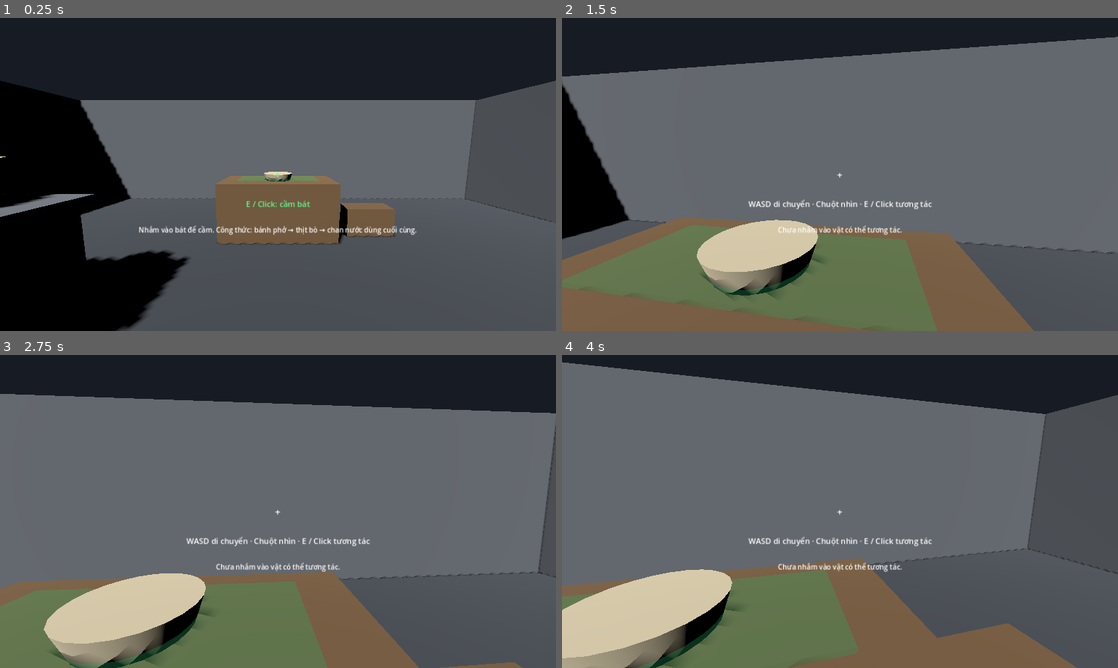
Above: before the commit, frames 1-4 (two rows, left to right).
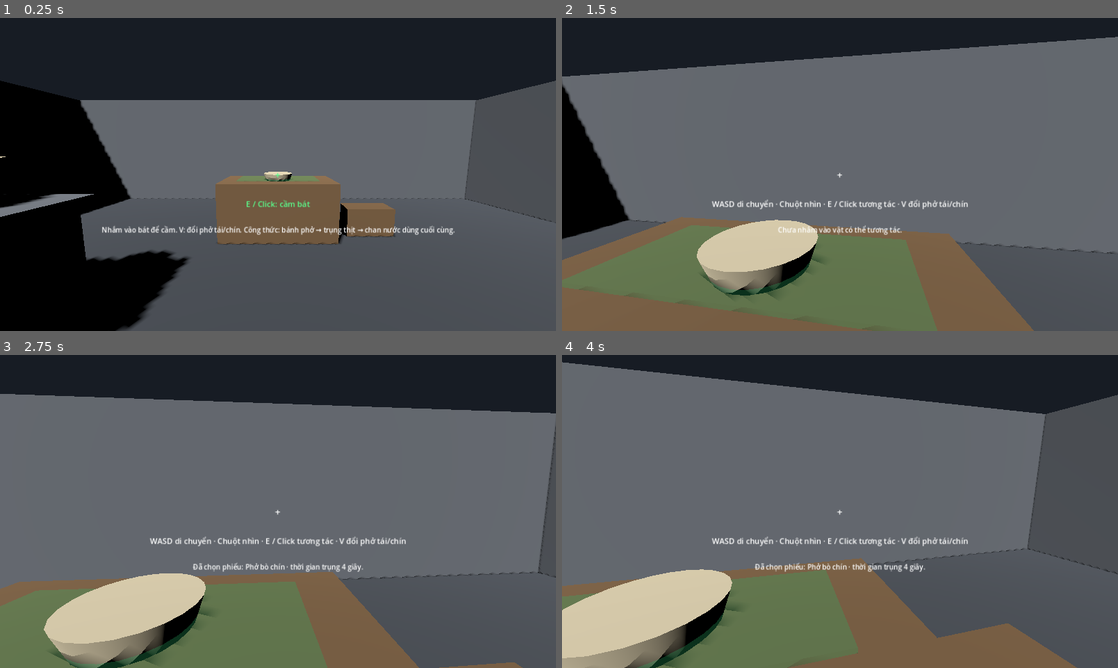
Above: after the commit, the same moments.

Repository: 24021368-DucAnh/Pho_Dau_Ngo
Game: Godot game, scene res://scenes/main.tscn
Same seed, same stepped clock (60 frames per second), same inputs: the game is played once before the commit and once after it.
Inputs (mouse positions are in pixels of both pictures, inside the frame that each line leads up to):
- Up to frame 1 (0.25 s): no input
- Up to frame 2 (1.5 s): tap Enter at 0.5 s; move the mouse to (867, 174) at 0.52 s; hold W (move_forward) from 0.53 s (still down); tap V at 0.6 s; tap T at 1.25 s; move the mouse to (812, 174) at 1.27 s; tap E (interact) at 1.35 s
- Up to frame 3 (2.75 s): keep holding W (move_forward); tap V at 1.55, 2.3 s; tap T at 2 s; move the mouse to (289, 505) at 2.02 s; press the mouse at (289, 505) at 2.03 s
- Up to frame 4 (4 s): keep holding W (move_forward); tap T at 2.75, 3.5 s; move the mouse to (834, 517) at 2.77 s; release the mouse at (834, 517) at 2.78 s; tap V at 2.85, 3.6 s; move the mouse to (878, 514) at 3.52 s

The runs differ from the first frame. In frame 1, 0.8% of the frame differs, in the area x 18-82%, y 66-70%; in frame 2, 0.6%; in frame 3, 1.0%; in frame 4, 1.0%, in the area x 27-73%, y 58-70%.

Commit message:
feat(kitchen): support pho tai/chin and timed blanching
* feat(kitchen): add configurable beef blanching and recipe variants

* feat(kitchen): add configurable beef blanching and recipe variants

* feat(kitchen): add configurable beef blanching and recipe variants

* feat(kitchen): add well-done pho recipe resource

* feat(kitchen): let player switch pho tai and chin recipes

* test(kitchen): cover pho variants and blanching timing

* fix(kitchen): preview active pho recipe in interaction HUD

* fix(kitchen): lock recipe selection after bowl preparation starts

* fix(kitchen): validate blanch duration on selected recipe

* fix(kitchen): validate recipe ingredient mapping and amounts

* test(kitchen): reject invalid recipe mappings and blanch durations

Diff:
--- a/game/data/recipes/pho_bo.tres
+++ b/game/data/recipes/pho_bo.tres
@@ -4,5 +4,7 @@
 
 [resource]
 script = ExtResource("1_recipe")
-recipe_id = &"pho_bo"
-display_name = "Phở bò"
+recipe_id = &"pho_bo_tai"
+display_name = "Phở bò tái"
+beef_variant = "tai"
+blanch_duration_seconds = 1.0
--- /dev/null
+++ b/game/data/recipes/pho_bo_chin.tres
@@ -0,0 +1,10 @@
+[gd_resource type="Resource" script_class="RecipeData" load_steps=2 format=3]
+
+[ext_resource type="Script" path="res://scripts/kitchen/recipe_data.gd" id="1_recipe"]
+
+[resource]
+script = ExtResource("1_recipe")
+recipe_id = &"pho_bo_chin"
+display_name = "Phở bò chín"
+beef_variant = "chin"
+blanch_duration_seconds = 4.0
--- a/game/scripts/kitchen/kitchen_station.gd
+++ b/game/scripts/kitchen/kitchen_station.gd
@@ -4,6 +4,7 @@
 @export var action_id: StringName = &"add_broth"
 @export var ingredient_id: StringName = &"broth"
 @export var station_label: String = "Nồi nước dùng"
+var _blanch_started_msec: Dictionary = {}
 
 
 func preview_action(
@@ -15,8 +16,8 @@
 		return {"ok": false, "message": "Cần có bát trước khi thao tác."}
 	if bowl.state != InteractiveBowl.BowlState.HELD:
 		return {"ok": false, "message": "Cầm bát lên trước khi thao tác tại trạm."}
-	if recipe == null:
-		return {"ok": false, "message": "Chưa có dữ liệu công thức."}
+	if recipe == null or not recipe.is_valid_recipe():
+		return {"ok": false, "message": "Công thức chưa hợp lệ."}
 	if inventory == null or not is_instance_valid(inventory):
 		return {"ok": false, "message": "Kho nguyên liệu chưa sẵn sàng."}
 
@@ -35,18 +36,37 @@
 	if ingredient_id != expected_ingredient:
 		return {"ok": false, "message": "Trạm chưa được cấu hình đúng nguyên liệu."}
 
-	var amount := int(step.get("amount", 1))
-	if not inventory.can_consume(ingredient_id, amount):
+	if action_id == &"add_beef":
+		if not is_finite(recipe.blanch_duration_seconds) or recipe.blanch_duration_seconds < 0.0:
+			return {"ok": false, "message": "Thời gian trụng trong phiếu công thức chưa hợp lệ."}
+		var key := bowl.get_instance_id()
+		if not _blanch_started_msec.has(key):
+			return {
+				"ok": true,
+				"message": "E / Click: bắt đầu trụng thịt (%s giây)." % _format_seconds(recipe.blanch_duration_seconds),
+				"step": step,
+				"starts_blanch": true,
+			}
+		var elapsed := float(Time.get_ticks_msec() - int(_blanch_started_msec[key])) / 1000.0
+		var required := recipe.blanch_duration_seconds
+		if elapsed < required:
+			return {
+				"ok": false,
+				"message": "Đang trụng thịt: còn %s giây." % _format_seconds(required - elapsed),
+			}
+		if elapsed > required + 2.0:
+			return {
+				"ok": false,
+				"message": "Thịt đã trụng quá lâu; hủy bát này và làm lại.",
+				"overcooked": true,
+			}
+
+	if not inventory.can_consume(ingredient_id, int(step.get("amount", 1))):
 		return {
 			"ok": false,
 			"message": "Thiếu nguyên liệu: " + String(step.get("ingredient_label", ingredient_id)),
 		}
-
-	return {
-		"ok": true,
-		"message": "E / Click: " + String(step.get("label", station_label)),
-		"step": step,
-	}
+	return {"ok": true, "message": "E / Click: " + String(step.get("label", station_label)), "step": step}
 
 
 func apply_to_bowl(
@@ -56,7 +76,18 @@
 ) -> Dictionary:
 	var preview := preview_action(bowl, recipe, inventory)
 	if not bool(preview.get("ok", false)):
+		if bool(preview.get("overcooked", false)):
+			_blanch_started_msec.erase(bowl.get_instance_id())
+			bowl.cancel_preparation()
 		return preview
+
+	if bool(preview.get("starts_blanch", false)):
+		_blanch_started_msec[bowl.get_instance_id()] = Time.get_ticks_msec()
+		return {
+			"ok": true,
+			"message": "Đã bắt đầu trụng thịt. Chờ đủ thời gian rồi tương tác lại.",
+			"blanching": true,
+		}
 
 	var step: Dictionary = preview["step"]
 	var amount := int(step.get("amount", 1))
@@ -64,13 +95,26 @@
 		return {"ok": false, "message": "Không đủ nguyên liệu; bát chưa thay đổi."}
 
 	if not bowl.apply_recipe_step(action_id, recipe):
-		# Defensive rollback: a failed state transition must not consume stock.
 		inventory.add_stock(ingredient_id, amount)
 		return {"ok": false, "message": "Không thể thực hiện bước này; nguyên liệu đã được hoàn lại."}
 
+	if action_id == &"add_beef":
+		_blanch_started_msec.erase(bowl.get_instance_id())
+
 	if bowl.preparation_state == InteractiveBowl.PreparationState.READY_TO_SERVE:
-		return {
-			"ok": true,
-			"message": "Đã hoàn thành " + recipe.display_name + ", sẵn sàng phục vụ.",
-		}
+		return {"ok": true, "message": "Đã hoàn thành " + recipe.display_name + ", sẵn sàng phục vụ."}
 	return {"ok": true, "message": "Đã thực hiện: " + String(step.get("label", station_label)) + "."}
+
+
+func _format_seconds(seconds: float) -> String:
+	return "%.1f" % maxf(0.0, seconds)
+
+
+static func blanch_duration_is_acceptable(actual_seconds: float, required_seconds: float, tolerance_seconds: float = 2.0) -> bool:
+	return (
+		is_finite(actual_seconds)
+		and is_finite(required_seconds)
+		and is_finite(tolerance_seconds)
+		and actual_seconds >= required_seconds
+		and actual_seconds <= required_seconds + tolerance_seconds
+	)
--- a/game/scripts/kitchen/recipe_data.gd
+++ b/game/scripts/kitchen/recipe_data.gd
@@ -3,6 +3,8 @@
 
 @export var recipe_id: StringName = &"pho_bo"
 @export var display_name: String = "Phở bò"
+@export_enum("tai", "chin") var beef_variant: String = "tai"
+@export_range(0.0, 30.0, 0.25) var blanch_duration_seconds: float = 1.0
 @export var steps: Array[Dictionary] = [
 	{
 		"action_id": &"add_noodles",
@@ -36,3 +38,25 @@
 
 func is_complete(next_step_index: int) -> bool:
 	return next_step_index >= steps.size()
+
+
+func is_valid_recipe() -> bool:
+	if recipe_id == &"" or display_name.strip_edges().is_empty():
+		return false
+	if beef_variant != "tai" and beef_variant != "chin":
+		return false
+	if not is_finite(blanch_duration_seconds) or blanch_duration_seconds < 0.0:
+		return false
+	if steps.size() != 3:
+		return false
+	return (
+		StringName(step_at(0).get("action_id", &"")) == &"add_noodles"
+		and StringName(step_at(0).get("ingredient_id", &"")) == &"noodles"
+		and int(step_at(0).get("amount", 0)) > 0
+		and StringName(step_at(1).get("action_id", &"")) == &"add_beef"
+		and StringName(step_at(1).get("ingredient_id", &"")) == &"beef"
+		and int(step_at(1).get("amount", 0)) > 0
+		and StringName(step_at(2).get("action_id", &"")) == &"add_broth"
+		and StringName(step_at(2).get("ingredient_id", &"")) == &"broth"
+		and int(step_at(2).get("amount", 0)) > 0
+	)
--- a/game/scripts/player_controller.gd
+++ b/game/scripts/player_controller.gd
@@ -3,7 +3,10 @@
 @export var move_speed: float = 4.5
 @export var mouse_sensitivity: float = 0.0025
 
-const PHO_BO_RECIPE = preload("res://data/recipes/pho_bo.tres")
+const PHO_BO_TAI_RECIPE = preload("res://data/recipes/pho_bo.tres")
+const PHO_BO_CHIN_RECIPE = preload("res://data/recipes/pho_bo_chin.tres")
+
+var active_recipe: RecipeData = PHO_BO_TAI_RECIPE
 
 @onready var camera: Camera3D = $Camera3D
 @onready var raycast: RayCast3D = $Camera3D/RayCast3D
@@ -20,7 +23,7 @@
 	_set_placement_zone_active(false)
 	if not OS.has_feature("headless"):
 		Input.mouse_mode = Input.MOUSE_MODE_CAPTURED
-	status_label.text = "Nhắm vào bát để cầm. Công thức: bánh phở → thịt bò → chan nước dùng cuối cùng."
+	status_label.text = "Nhắm vào bát để cầm. V: đổi phở tái/chín. Công thức: bánh phở → trụng thịt → chan nước dùng cuối cùng."
 
 
 func _unhandled_input(event: InputEvent) -> void:
@@ -42,6 +45,14 @@
 		rotate_y(-event.relative.x * mouse_sensitivity)
 		camera.rotate_x(-event.relative.y * mouse_sensitivity)
 		camera.rotation.x = clampf(camera.rotation.x, deg_to_rad(-80.0), deg_to_rad(80.0))
+
+	if event is InputEventKey and event.pressed and not event.echo and event.keycode == KEY_V:
+		if held_bowl != null and is_instance_valid(held_bowl) and held_bowl.prepared_recipe_id != &"":
+			status_label.text = "Bát này đã bắt đầu theo phiếu " + String(held_bowl.prepared_recipe_id) + ". Hãy hoàn thành hoặc hủy bát trước khi đổi phiếu."
+			return
+		active_recipe = PHO_BO_CHIN_RECIPE if active_recipe == PHO_BO_TAI_RECIPE else PHO_BO_TAI_RECIPE
+		status_label.text = "Đã chọn phiếu: " + active_recipe.display_name + " · thời gian trụng " + str(active_recipe.blanch_duration_seconds) + " giây."
+		return
 
 	if event.is_action_pressed("cancel_preparation"):
 		_cancel_preparation()
@@ -87,7 +98,7 @@
 	if held_bowl != null:
 		if target is KitchenStation:
 			var station: KitchenStation = target as KitchenStation
-			var result: Dictionary = station.apply_to_bowl(held_bowl, PHO_BO_RECIPE, inventory)
+			var result: Dictionary = station.apply_to_bowl(held_bowl, active_recipe, inventory)
 			status_label.text = String(result.get("message", "Thao tác chưa thực hiện."))
 		elif target is PlacementZone and held_bowl.try_place(target as Node):
 			held_bowl = null
@@ -102,7 +113,7 @@
 		if bowl.set_held():
 			held_bowl = bowl
 			_set_placement_zone_active(true)
-			status_label.text = "Đã cầm bát. Cho bánh phở, xếp thịt bò, rồi chan nước dùng cuối cùng."
+			status_label.text = "Đã cầm bát. Cho bánh phở, trụng thịt theo phiếu, rồi chan nước dùng cuối cùng."
 		else:
 			status_label.text = "Bát đang được giữ."
 	elif target is KitchenStation:
@@ -127,7 +138,7 @@
 	if held_bowl != null:
 		if target is KitchenStation:
 			var station: KitchenStation = target as KitchenStation
-			var preview: Dictionary = station.preview_action(held_bowl, PHO_BO_RECIPE, inventory)
+			var preview: Dictionary = station.preview_action(held_bowl, active_recipe, inventory)
 			prompt_label.text = String(preview.get("message", "E / Click: thao tác tại trạm"))
 			var prompt_color: Color = Color(0.35, 1.0, 0.55) if bool(preview.get("ok", false)) else Color(1.0, 0.72, 0.28)
 			prompt_label.modulate = prompt_color
@@ -137,7 +148,7 @@
 			prompt_label.modulate = Color(0.35, 1.0, 0.55)
 			crosshair_label.modulate = Color(0.35, 1.0, 0.55)
 		else:
-			prompt_label.text = "Mang bát tới: bánh phở → thịt bò → chan nước dùng cuối cùng · Q: hủy bát"
+			prompt_label.text = "Mang bát tới: bánh phở → trụng thịt → chan nước dùng cuối cùng · Q: hủy bát"
 			prompt_label.modulate = Color(1.0, 0.72, 0.28)
 			crosshair_label.modulate = Color(1.0, 0.72, 0.28)
 	elif target is InteractiveBowl:
@@ -150,7 +161,7 @@
 		prompt_label.modulate = Color(1.0, 0.72, 0.28)
 		crosshair_label.modulate = Color(1.0, 0.72, 0.28)
 	else:
-		prompt_label.text = "WASD di chuyển · Chuột nhìn · E / Click tương tác"
+		prompt_label.text = "WASD di chuyển · Chuột nhìn · E / Click tương tác · V đổi phở tái/chín"
 		prompt_label.modulate = Color(1.0, 1.0, 1.0)
 		crosshair_label.modulate = Color(1.0, 1.0, 1.0)
 
--- a/game/tests/test_recipe_validation.gd
+++ b/game/tests/test_recipe_validation.gd
@@ -10,6 +10,25 @@
 func _run() -> void:
 	var recipe := load("res://data/recipes/pho_bo.tres") as RecipeData
 	_check(recipe != null, "phở bò recipe data loads")
+	var tai_recipe := load("res://data/recipes/pho_bo.tres") as RecipeData
+	var chin_recipe := load("res://data/recipes/pho_bo_chin.tres") as RecipeData
+	_check(tai_recipe != null and tai_recipe.is_valid_recipe(), "phở tái recipe is valid")
+	_check(chin_recipe != null and chin_recipe.is_valid_recipe(), "phở chín recipe is valid")
+	if tai_recipe != null and chin_recipe != null:
+		_check(tai_recipe.beef_variant == "tai" and chin_recipe.beef_variant == "chin", "recipe variants are distinct")
+		_check(tai_recipe.blanch_duration_seconds < chin_recipe.blanch_duration_seconds, "phở chín requires longer blanching than phở tái")
+	_check(KitchenStation.blanch_duration_is_acceptable(1.0, 1.0), "exact blanching duration is accepted")
+	_check(KitchenStation.blanch_duration_is_acceptable(2.0, 1.0), "blanching within tolerance is accepted")
+	_check(not KitchenStation.blanch_duration_is_acceptable(0.5, 1.0), "under-blanching is rejected")
+	_check(not KitchenStation.blanch_duration_is_acceptable(3.1, 1.0), "over-blanching beyond tolerance is rejected")
+	if tai_recipe != null:
+		var invalid_recipe := tai_recipe.duplicate(true) as RecipeData
+		invalid_recipe.steps = tai_recipe.steps.duplicate(true)
+		invalid_recipe.steps[1]["ingredient_id"] = &"noodles"
+		_check(not invalid_recipe.is_valid_recipe(), "recipe rejects mismatched ingredient mapping")
+		invalid_recipe = tai_recipe.duplicate(true) as RecipeData
+		invalid_recipe.blanch_duration_seconds = -1.0
+		_check(not invalid_recipe.is_valid_recipe(), "recipe rejects negative blanch duration")
 	if recipe == null:
 		_finish()
 		return
@@ -20,6 +39,7 @@
 	_check(StringName(recipe.step_at(2).get("action_id", &"")) == &"add_broth", "broth is the final recipe step")
 	_check(recipe.step_at(3).is_empty(), "recipe returns no step after completion")
 
+	recipe.blanch_duration_seconds = 0.0 # Keep the contract test deterministic; the variant tests cover configured durations.
 	var inventory := InventoryService.new()
 	inventory.starting_stock = {&"broth": 2, &"noodles": 2, &"beef": 2}
 	root.add_child(inventory)
@@ -59,8 +79,10 @@
 	_check(inventory.get_stock(&"noodles") == 1, "repeated station action cannot double-consume noodles")
 	_check(bowl.consumed_ingredients.size() == 1, "repeated action does not duplicate bowl ingredient records")
 
+	var beef_start: Dictionary = beef_station.apply_to_bowl(bowl, recipe, inventory)
+	_check(bool(beef_start.get("ok", false)) and bool(beef_start.get("blanching", false)), "beef station starts the blanching step")
 	var beef_result: Dictionary = beef_station.apply_to_bowl(bowl, recipe, inventory)
-	_check(bool(beef_result.get("ok", false)), "beef station accepts the second step")
+	_check(bool(beef_result.get("ok", false)), "beef station completes the second step after blanching")
 	var broth_result: Dictionary = broth_station.apply_to_bowl(bowl, recipe, inventory)
 	_check(bool(broth_result.get("ok", false)), "broth station accepts the final step")
 	_check(bowl.preparation_state == InteractiveBowl.PreparationState.READY_TO_SERVE, "final recipe step marks bowl ready to serve")
